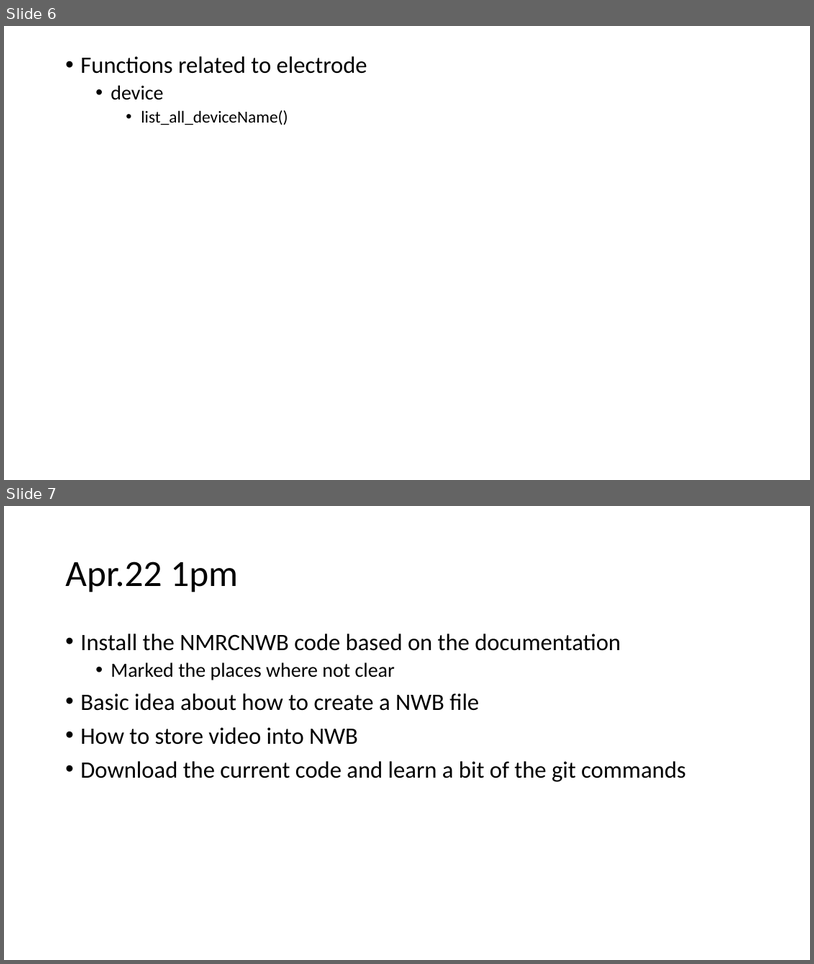
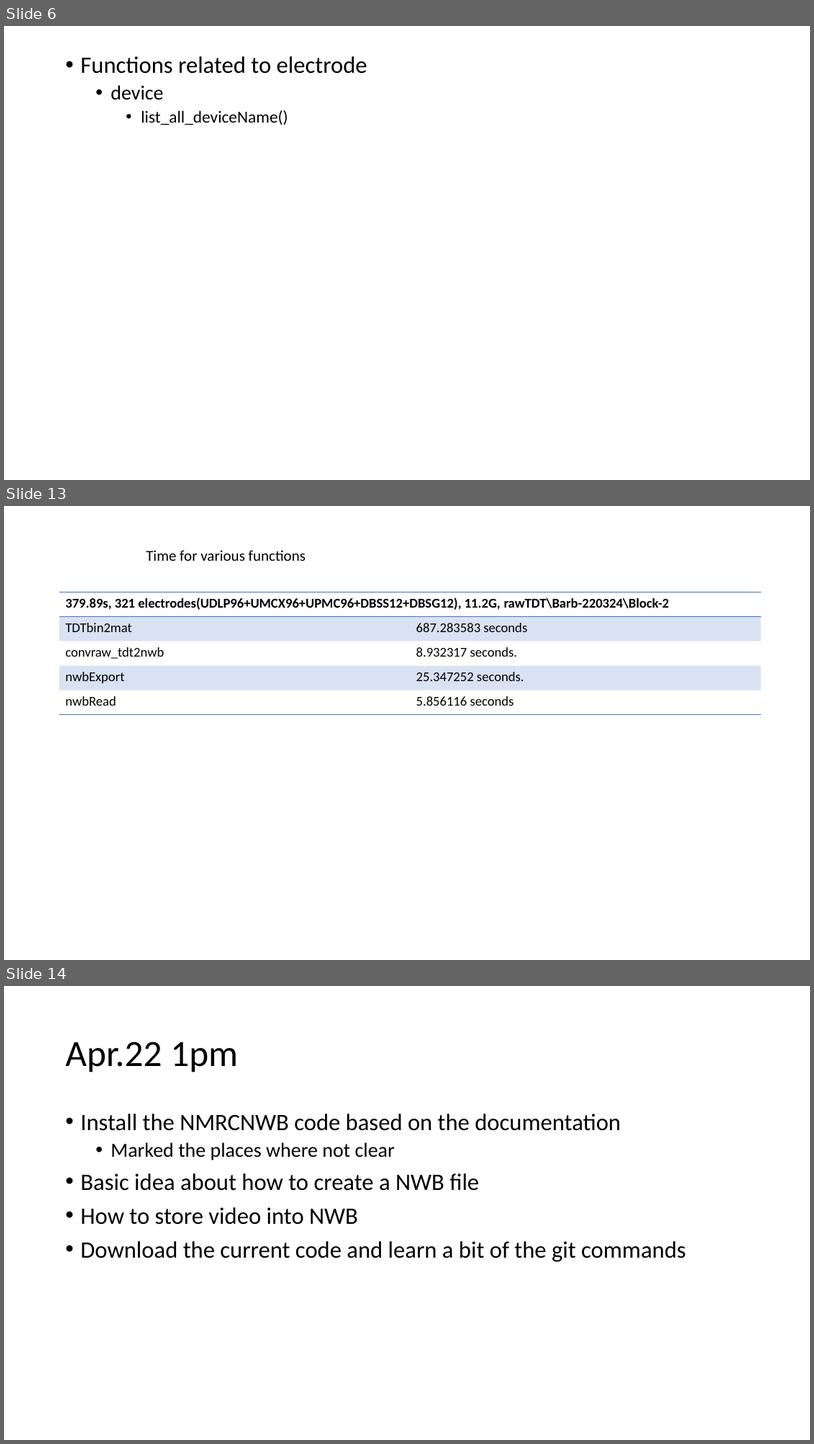
Before and after one commit to yangll0620/NMRCNWBStandardization, a slide deck: NWBUnderstanding.pptx. Shown one above the other, each under a label of ours: slides 6 and 7 before the commit, slides 6, 13 and 14 after it; the slides between them are not shown. The pictures are 814x964 and 814x1444 pixels, drawn with LibreOffice and Linux fonts; fonts in the diff are those of the drawing. Boxes give left, top, right and bottom in pixels: in the first picture for what was removed or moved away, otherwise in the second. Text is boxed around its words. In the diff, an @@ line names an element or a change of style, - is before the commit and + after.

```diff
--- a/NWBUnderstanding.pptx
+++ b/NWBUnderstanding.pptx
@@ slide 13 added at [4, 506, 810, 960], background #FFFFFF @@
@@ text added at [146, 550, 306, 561], 18 pt, text #000000 @@
+Time for various functions
@@ table added at [59, 592, 761, 715], 5 rows, 2 columns @@
+379.89s, 321 electrodes(UDLP96+UMCX96+UPMC96+DBSS12+DBSG12), 11.2G, rawTDT\Barb-220324\Block-2 | 
+TDTbin2mat | 687.283583 seconds
+convraw_tdt2nwb | 8.932317 seconds.
+nwbExport | 25.347252 seconds.
+nwbRead | 5.856116 seconds
@@ what was slide 7 is now slide 14 @@
```
Also in this commit, not shown: 6 other slides added.
